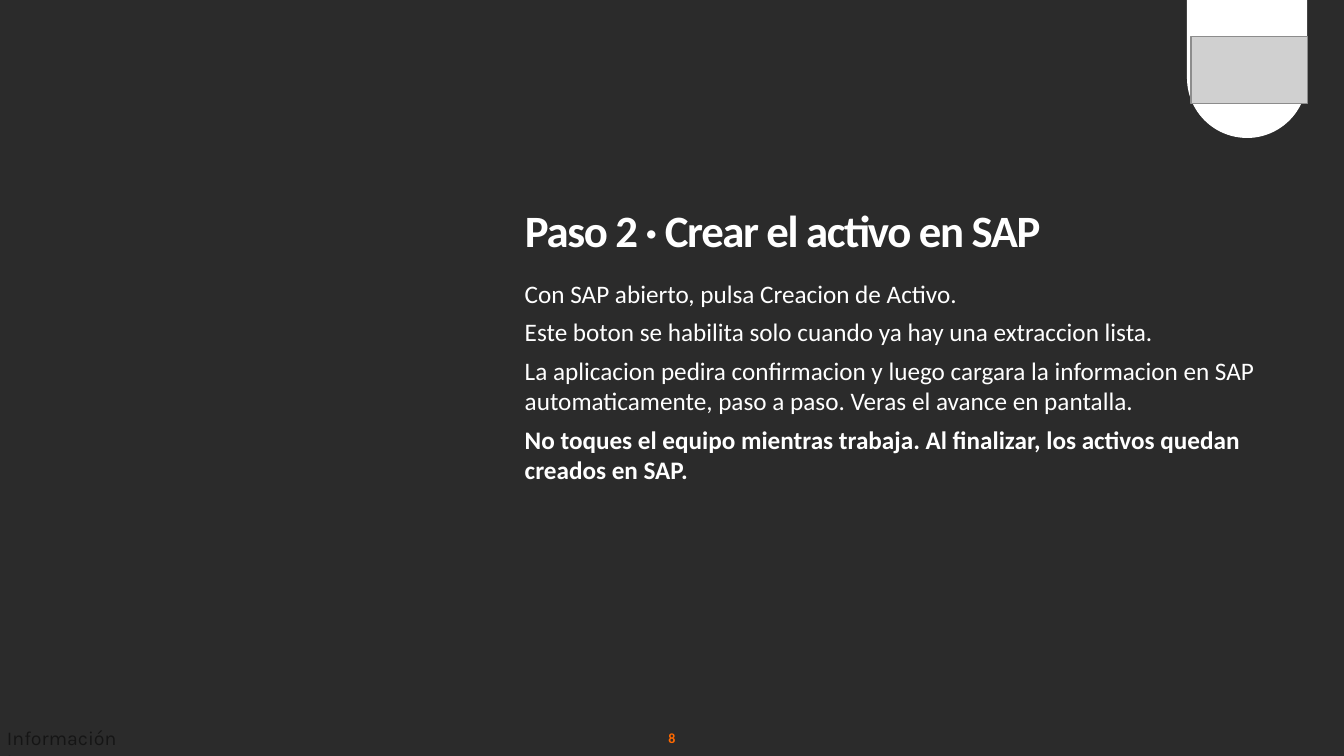
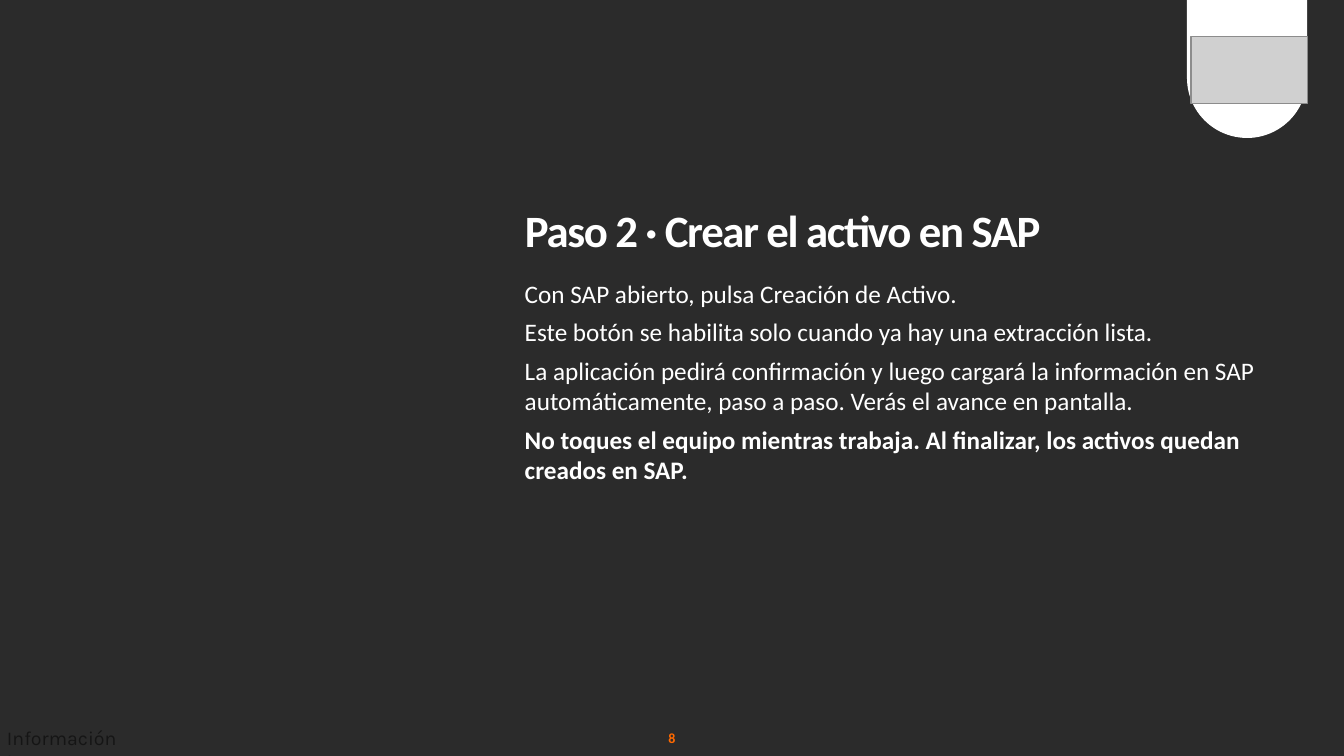
Before and after one commit to santirogu/activos-propios-py, a slide deck: slide 8 of Guia_Usuario_Gestion_Activos_Fijos.pptx. Drawn at 1344x756 pixels with LibreOffice and Linux fonts; fonts in the diff are those of the drawing; grey boxes stand for pictures; background and template pictures are left out; a plain dark background stands for a picture behind light text. Boxes give left, top, right and bottom in pixels: in the first picture for what was removed or moved away, otherwise in the second. Text is boxed around its words. In the diff, an @@ line names an element or a change of style, - is before the commit and + after.

```diff
--- a/Guia_Usuario_Gestion_Activos_Fijos.pptx
+++ b/Guia_Usuario_Gestion_Activos_Fijos.pptx
@@ text at [525,285,1254,414]: text changed @@
-Con SAP abierto, pulsa Creacion de Activo.
-Este boton se habilita solo cuando ya hay una extraccion lista.
-La aplicacion pedira confirmacion y luego cargara la informacion en SAP automaticamente, paso a paso. Veras el avance en pantalla.
+Con SAP abierto, pulsa Creación de Activo.
+Este botón se habilita solo cuando ya hay una extracción lista.
+La aplicación pedirá confirmación y luego cargará la información en SAP automáticamente, paso a paso. Verás el avance en pantalla.
```
Also in this commit, not shown: 10 other slides changed, 3 other files.
